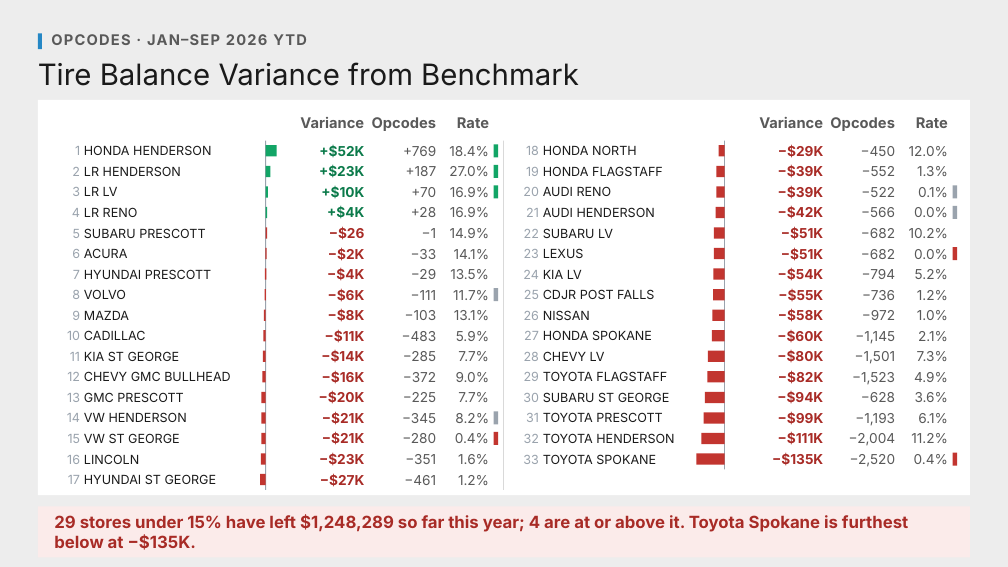
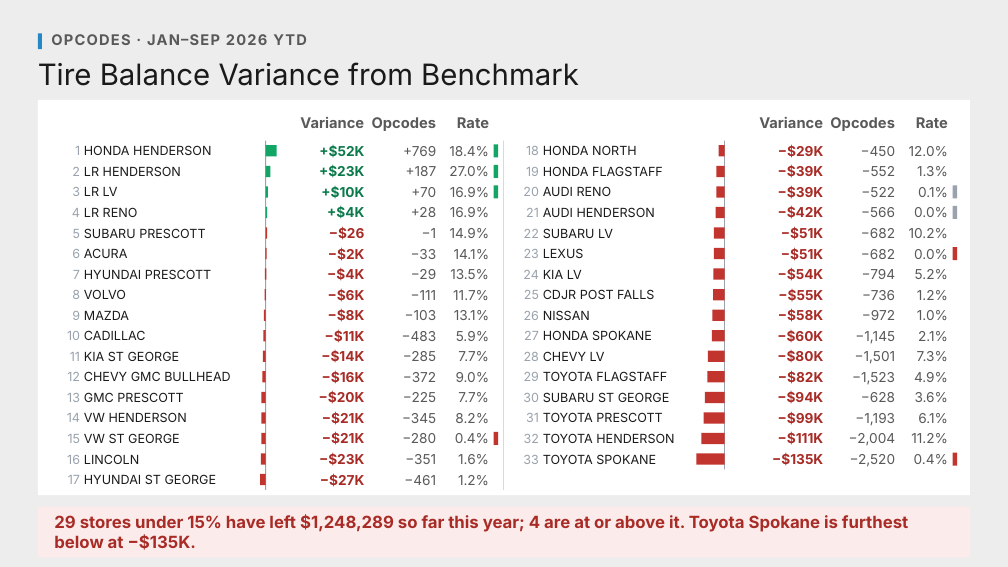
Before and after one commit to Ndresner/Noah, a slide deck: slide 2 of day2-deck/decks/Op Code Variance with Services - Review.pptx. Drawn at 1008x567 pixels with LibreOffice and Linux fonts; fonts in the diff are those of the drawing. Boxes give left, top, right and bottom in pixels: in the first picture for what was removed or moved away, otherwise in the second. Text is boxed around its words. In the diff, an @@ line names an element or a change of style, - is before the commit and + after.

```diff
--- a/day2-deck/decks/Op Code Variance with Services - Review.pptx
+++ b/day2-deck/decks/Op Code Variance with Services - Review.pptx
@@ rectangle removed at (494, 288, 498, 301) @@
@@ rectangle removed at (494, 411, 498, 424) @@
```
Also in this commit, not shown: 1 other slide changed, 8 other files.
